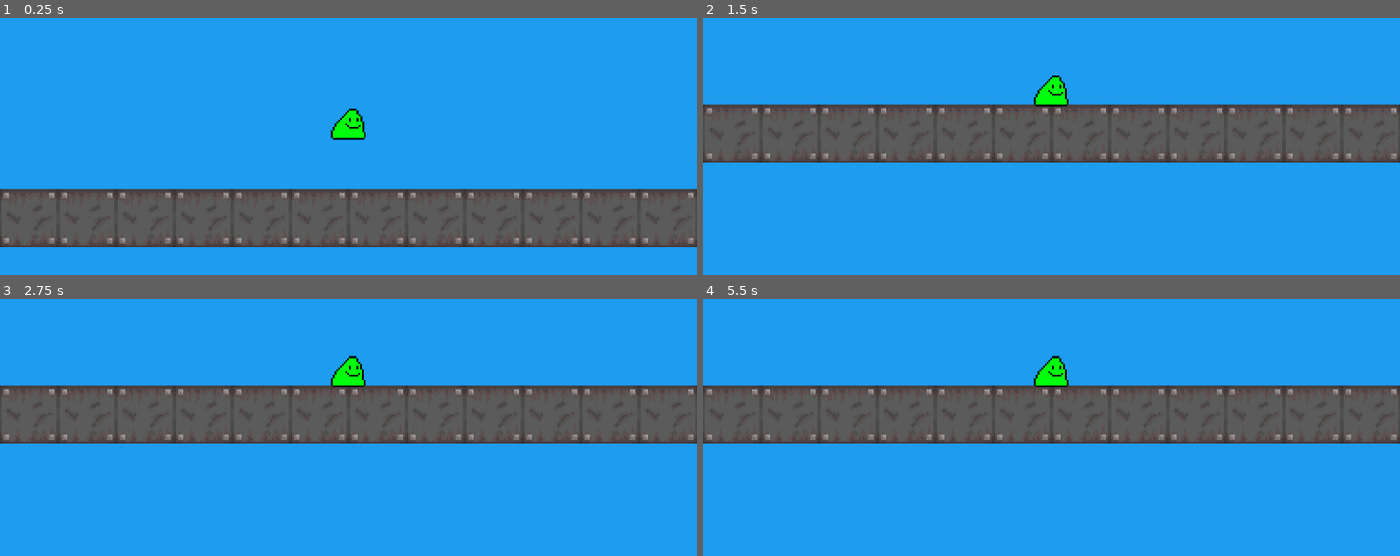
Above: before the commit, frames 1-4 (two rows, left to right).
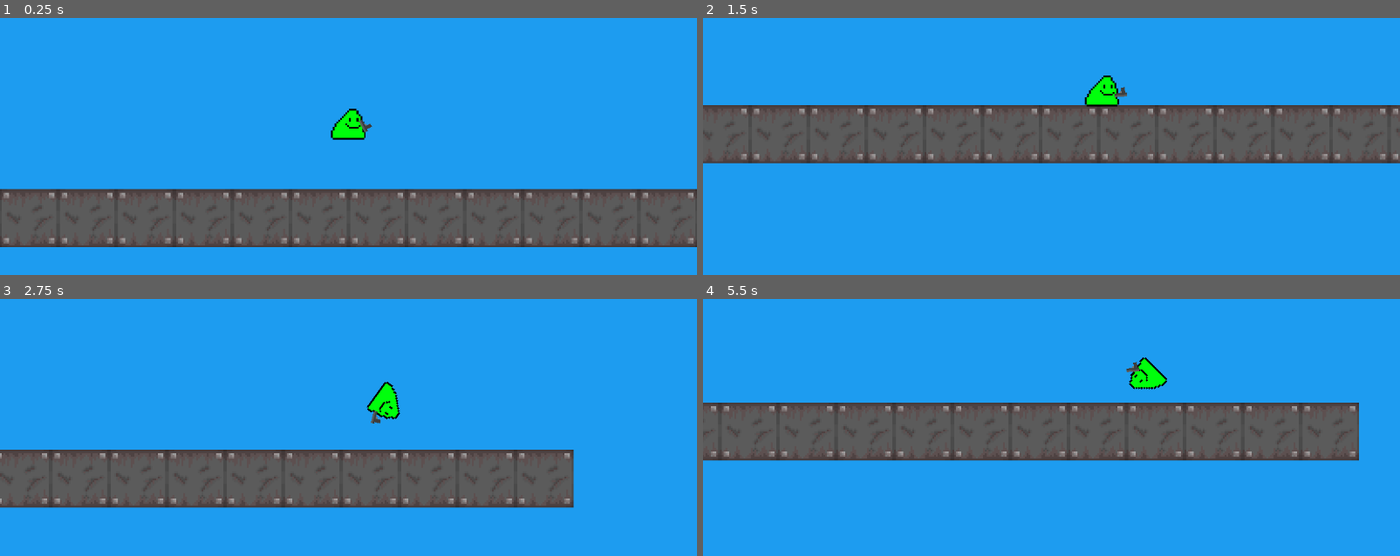
Above: after the commit, the same moments.

Repository: a0fefd/blobs-with-guns-remastered
Game: Godot game, scene res://scenes/levels/world.tscn
Two runs of this game, one before a commit and one after it. Both use one fixed random seed, a clock stepped at 60 frames per second and the inputs below.
Inputs (mouse positions are in pixels of both pictures, inside the frame that each line leads up to):
- Up to frame 1 (0.25 s): no input
- Up to frame 2 (1.5 s): move the mouse to (1204, 71) at 0.52 s; click (1204, 71) at 0.6 s; move the mouse to (912, 110) at 1.27 s; click (912, 110) at 1.35 s
- Up to frame 3 (2.75 s): move the mouse to (outside the picture) at 2.02 s; click (outside the picture) at 2.1 s
- Up to frame 4 (5.5 s): move the mouse to (1016, 450) at 2.77 s; click (1016, 450) at 2.85 s; move the mouse to (1260, 430) at 3.52 s; click (1260, 430) at 3.6 s; move the mouse to (842, 311) at 4.27 s; click (842, 311) at 4.35 s; move the mouse to (1086, 370) at 5.02 s; click (1086, 370) at 5.1 s

The runs differ from the first frame. In frame 1, less than 0.1% of the frame differs, in the area x 51-54%, y 39-45%; in frame 2, 3.5%; in frame 3, 42%, in the area x 0-100%, y 22-82%; in frame 4, 18%.

Commit message:
Add recoil

Diff:
--- a/project.godot
+++ b/project.godot
@@ -22,6 +22,14 @@
 
 window/size/mode=3
 
+[input]
+
+fire={
+"deadzone": 0.5,
+"events": [Object(InputEventMouseButton,"resource_local_to_scene":false,"resource_name":"","device":-1,"window_id":0,"alt_pressed":false,"shift_pressed":false,"ctrl_pressed":false,"meta_pressed":false,"button_mask":0,"position":Vector2(0, 0),"global_position":Vector2(0, 0),"factor":1.0,"button_index":1,"canceled":false,"pressed":false,"double_click":false,"script":null)
+]
+}
+
 [rendering]
 
 textures/canvas_textures/default_texture_filter=0
--- a/scenes/blobs/bob.tscn
+++ b/scenes/blobs/bob.tscn
@@ -1,8 +1,10 @@
-[gd_scene load_steps=2 format=3 uid="uid://n5o0ehci0ads"]
+[gd_scene load_steps=3 format=3 uid="uid://n5o0ehci0ads"]
 
 [ext_resource type="PackedScene" uid="uid://dhp7pmx1h136u" path="res://scenes/blobs/blob.tscn" id="1_n7rfh"]
+[ext_resource type="Script" path="res://scripts/bob.gd" id="2_uoenf"]
 
 [node name="Bob" instance=ExtResource("1_n7rfh")]
+script = ExtResource("2_uoenf")
 
 [node name="Camera2D" type="Camera2D" parent="." index="3"]
 zoom = Vector2(3, 3)
--- a/scenes/guns/gun.tscn
+++ b/scenes/guns/gun.tscn
@@ -1,8 +1,10 @@
-[gd_scene load_steps=2 format=3 uid="uid://n1eghj4te88a"]
+[gd_scene load_steps=3 format=3 uid="uid://n1eghj4te88a"]
 
+[ext_resource type="Script" path="res://scripts/gun.gd" id="1_8yt1r"]
 [ext_resource type="Texture2D" uid="uid://galc2r4gpkdi" path="res://sprites/guns/guns.png" id="1_b0041"]
 
 [node name="Gun" type="Node2D"]
+script = ExtResource("1_8yt1r")
 
 [node name="Sprite2D" type="Sprite2D" parent="."]
 texture = ExtResource("1_b0041")
--- /dev/null
+++ b/scripts/bob.gd
@@ -0,0 +1,24 @@
+extends RigidBody2D
+
+
+@export var gun = preload("res://scenes/guns/gun.tscn")
+
+var guns = []
+
+
+func add_gun(gun_to_add):
+	var gun_inst = gun_to_add.instantiate()
+	guns.append(gun_inst)
+	$GunPos.add_child(gun_inst)
+	gun_inst.hide()
+	gun_inst.fired.connect(get_recoiled)
+
+
+func get_recoiled(recoil_vector):
+	#apply_impulse(recoil_vector, $GunPos.position)
+	apply_central_impulse(recoil_vector)
+
+
+func _ready():
+	add_gun(gun)
+	guns[0].show()
--- /dev/null
+++ b/scripts/gun.gd
@@ -0,0 +1,13 @@
+extends Node2D
+
+
+@export var recoil = 400
+
+signal fired(recoil_vector)
+
+
+func _process(delta):
+	if Input.is_action_just_pressed("fire"):
+		fired.emit(-Vector2(recoil, 0).rotated(rotation))
+
+	look_at(get_global_mouse_position())
